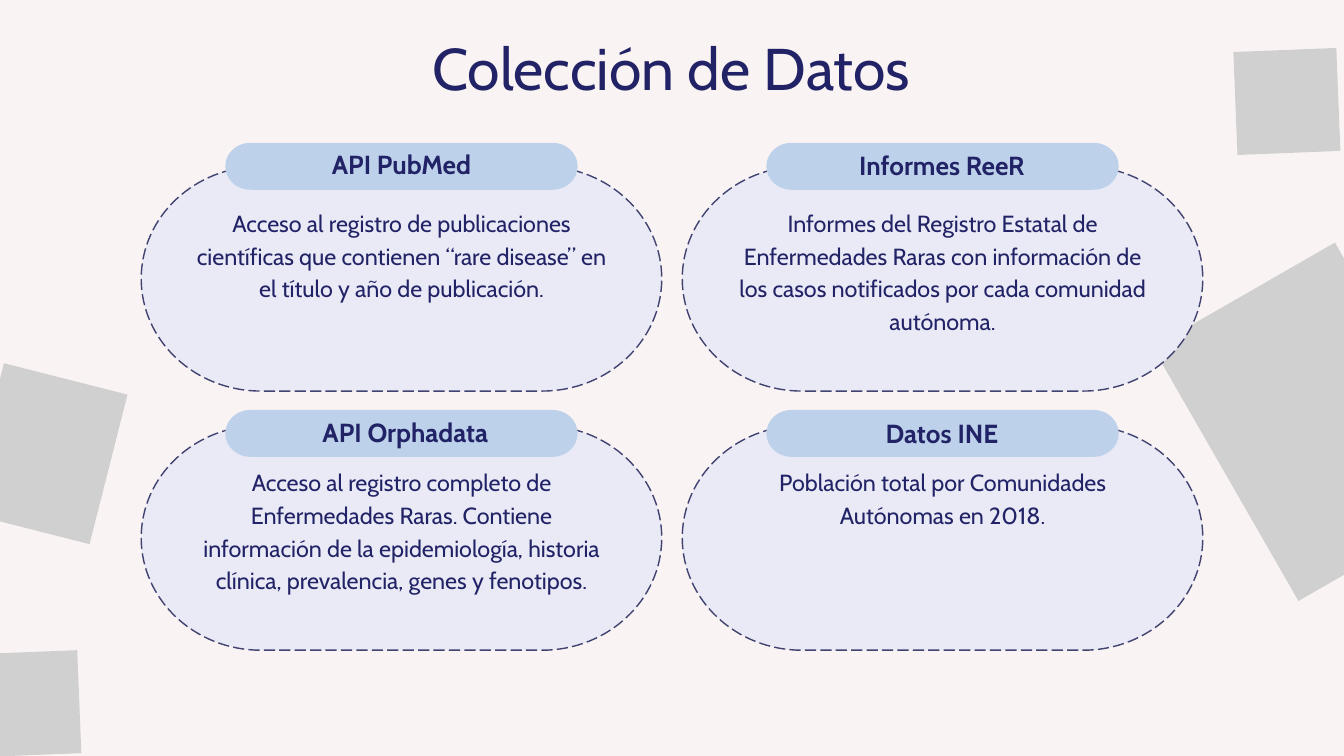
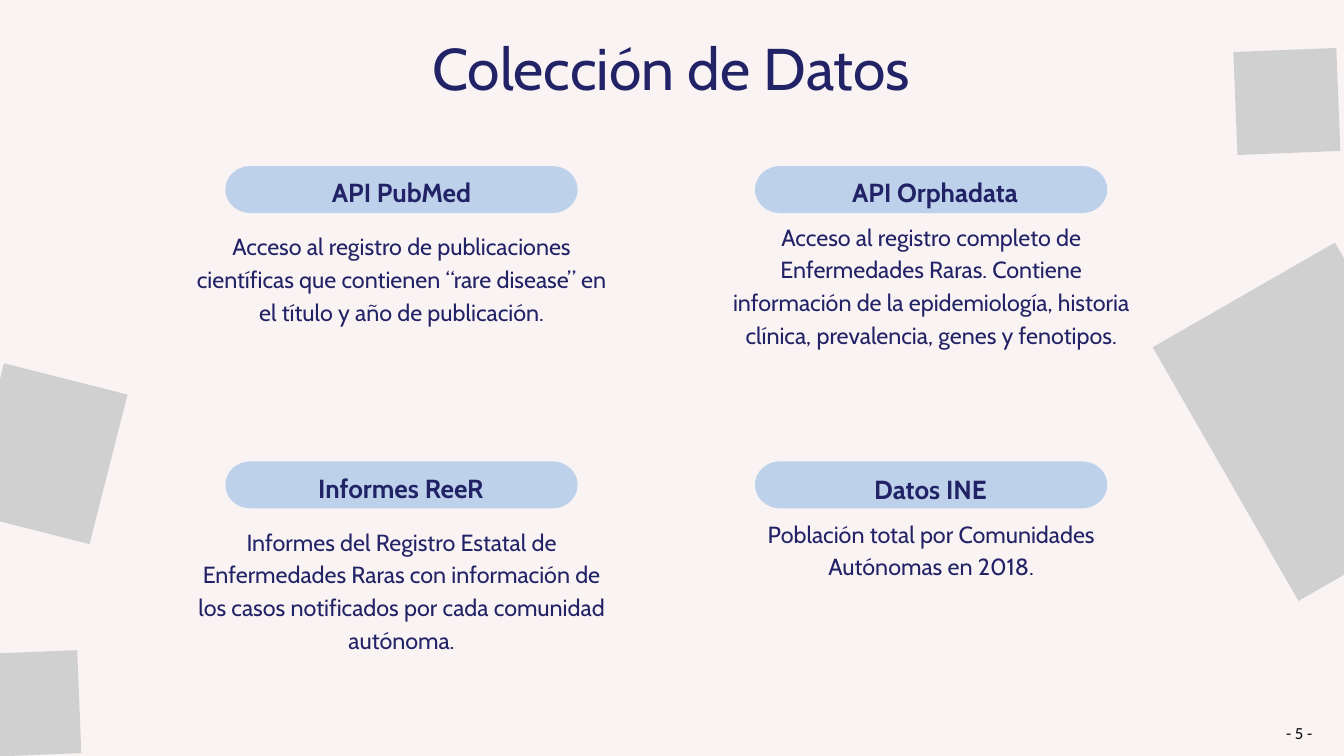
Before and after one commit to Muriburu/ITAcademy, a slide deck: slide 5 of Sprint 10 - Pràctica final/Presentación - Enfermedades raras.pptx. Drawn at 1344x756 pixels with LibreOffice and Linux fonts; fonts in the diff are those of the drawing; grey boxes stand for pictures. Boxes give left, top, right and bottom in pixels: in the first picture for what was removed or moved away, otherwise in the second. Text is boxed around its words. In the diff, an @@ line names an element or a change of style, - is before the commit and + after.

```diff
--- a/Sprint 10 - Pràctica final/Presentación - Enfermedades raras.pptx
+++ b/Sprint 10 - Pràctica final/Presentación - Enfermedades raras.pptx
@@ freeform shape removed at box(141, 166, 662, 390) @@
@@ freeform shape: place and size @@
-freeform shape at box(225, 142, 577, 190)
+freeform shape at box(225, 166, 577, 213)
@@ text "API PubMed": place and size @@
-text "API PubMed" at box(332, 154, 471, 175)
+text "API PubMed" at box(332, 182, 471, 203)
@@ freeform shape removed at box(682, 166, 1203, 390) @@
@@ freeform shape: place and size @@
-freeform shape at box(225, 410, 577, 457)
+freeform shape at box(755, 166, 1107, 213)
@@ text "API Orphadata": place and size @@
-text "API Orphadata" at box(322, 422, 489, 448)
+text "API Orphadata" at box(852, 182, 1018, 209)
@@ text "Acceso al registro de publicaciones ...": place and size @@
-text "Acceso al registro de publicaciones ..." at box(197, 214, 606, 303)
+text "Acceso al registro de publicaciones ..." at box(197, 237, 606, 327)
@@ text "Acceso al registro completo de ...": place and size @@
-text "Acceso al registro completo de ..." at box(203, 473, 599, 595)
+text "Acceso al registro completo de ..." at box(733, 228, 1129, 350)
@@ freeform shape removed at box(141, 425, 662, 650) @@
@@ freeform shape removed at box(682, 425, 1203, 650) @@
@@ freeform shape: place and size @@
-freeform shape at box(766, 142, 1118, 190)
+freeform shape at box(225, 462, 577, 509)
@@ text "Informes ReeR": place and size @@
-text "Informes ReeR" at box(859, 155, 1025, 176)
+text "Informes ReeR" at box(318, 478, 484, 499)
@@ freeform shape: place and size @@
-freeform shape at box(766, 410, 1118, 457)
+freeform shape at box(755, 462, 1107, 509)
@@ text "Datos INE": place and size @@
-text "Datos INE" at box(886, 424, 999, 444)
+text "Datos INE" at box(874, 480, 987, 500)
@@ text "Informes del Registro Estatal de ...": place and size @@
-text "Informes del Registro Estatal de ..." at box(739, 214, 1146, 331)
+text "Informes del Registro Estatal de ..." at box(198, 533, 605, 650)
@@ text "Población total por Comunidades Autónomas ...": place and size @@
-text "Población total por Comunidades Autónomas ..." at box(779, 473, 1106, 525)
+text "Población total por Comunidades Autónomas ..." at box(768, 525, 1095, 576)
@@ text added at box(1295, 728, 1304, 739), 18 pt, text #000000 @@
+- 5 -
```
Also in this commit, not shown: 12 other slides changed, 3 slides added, 6 other files.
